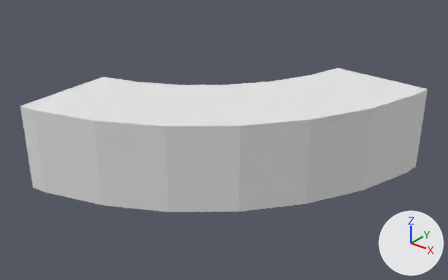
An edit to the OBJ model assets/d.obj, drawn before and after from the same camera.
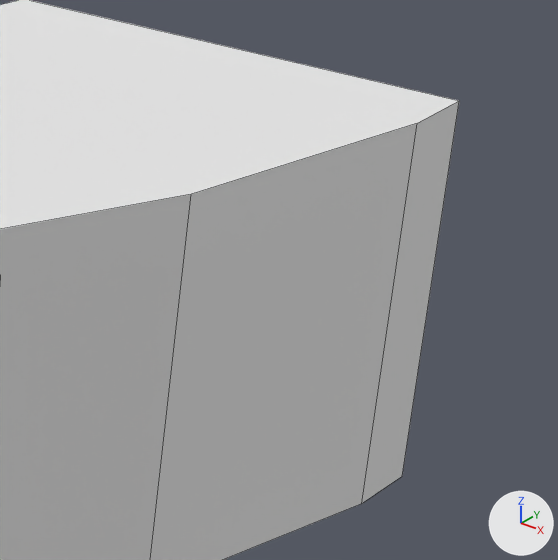
Each version is shown whole from a camera (50 mm lens) standing at (2.06, -2.433, 1.041) and looking at (0.709, -0.744, -0.006), then close up on the part from 74% to 100% of the width and 24% to 66% of the height. Arrows for +X, +Y and +Z are at lower right; the lights stay in place. The close-ups show mesh edges as thin lines. Where no turn or scale is listed for an object, it has been applied to the vertices.

Script lines for the objects in view, before the commit:
```python
me_cylinder_007_cylinder_009 = bpy.data.meshes.new('Cylinder.007_Cylinder.009')
me_cylinder_007_cylinder_009.from_pydata(...)  # 33 vertices, 18 faces; spans x 0.184..1.268, y -1.268..-0.184, z -0.17..0.17
me_cylinder_007_cylinder_009.materials.append(mat_none)  # white #e7e7e7
ob_cylinder_007_cylinder_009 = bpy.data.objects.new('Cylinder.007_Cylinder.009', me_cylinder_007_cylinder_009)
ob_cylinder_007_cylinder_009.location = (0.0, 0.0, 0.0)
```
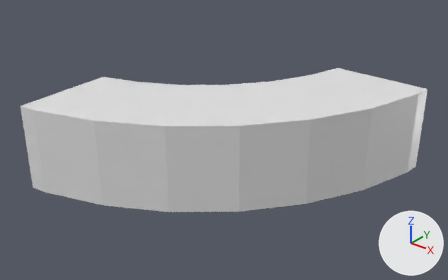
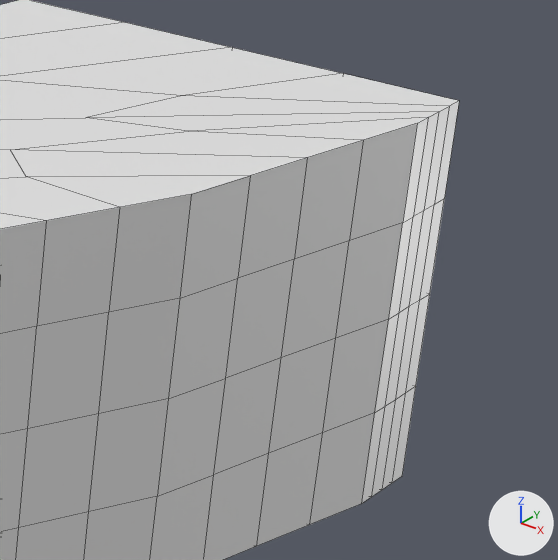
The change, as a list of edits to the scene's bpy script:
```text
Add mat_none_002:
    mat_none_002 = principled_material('None.002')
    mat_none_002.base_color = (0.8, 0.8, 0.8)  # white #e7e7e7
    mat_none_002.roughness = 0.293
Change me_cylinder_007_cylinder_009:
    used by ob_cylinder_007_cylinder_009; location = (0.0, 0.0, 0.0)
    remove me_cylinder_007_cylinder_009.from_pydata(...)  # 33 vertices, 18 faces; spans x 0.184..1.268, y -1.268..-0.184, z -0.17..0.17
    remove me_cylinder_007_cylinder_009.materials.append(mat_none)  # white #e7e7e7
    add me_cylinder_007_cylinder_009.from_pydata(...)  # 394 vertices, 392 faces; spans x 0.184..1.268, y -1.268..-0.184, z -0.17..0.17
    me_cylinder_007_cylinder_009 part 1: 361 vertices added at x 0.184..1.268, y -1.268..-0.184, z -0.17..0.17
    add me_cylinder_007_cylinder_009.materials.append(mat_none_002)  # white #e7e7e7
```

Location of each change, [x1, y1, x2, y2] in pixels of the close-ups (558 x 560 px):
part 1 of me_cylinder_007_cylinder_009, added: after [0, 0, 459, 560]
